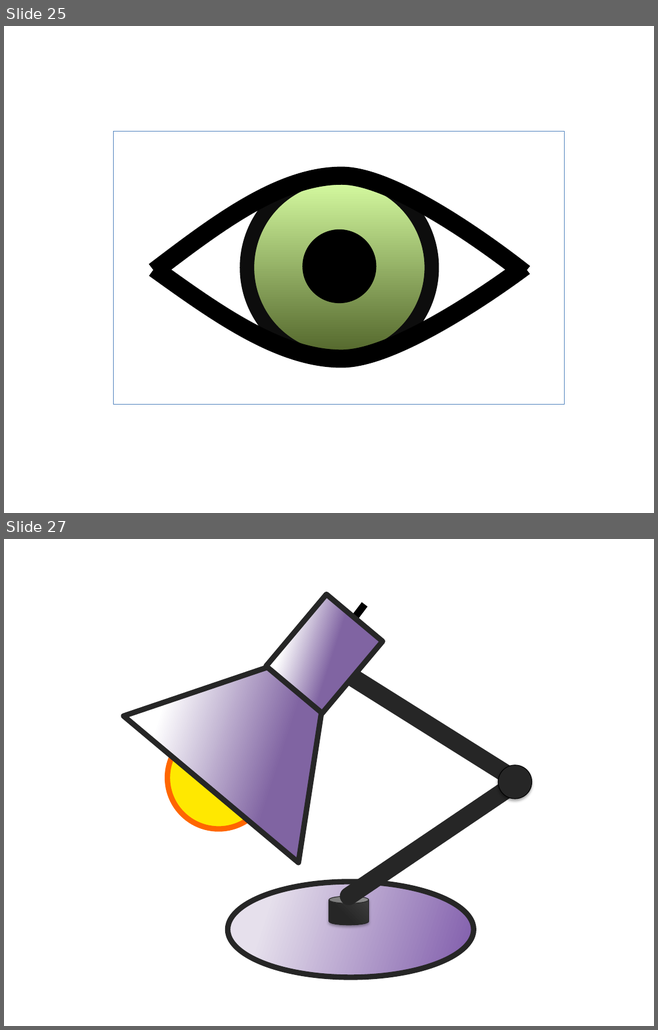
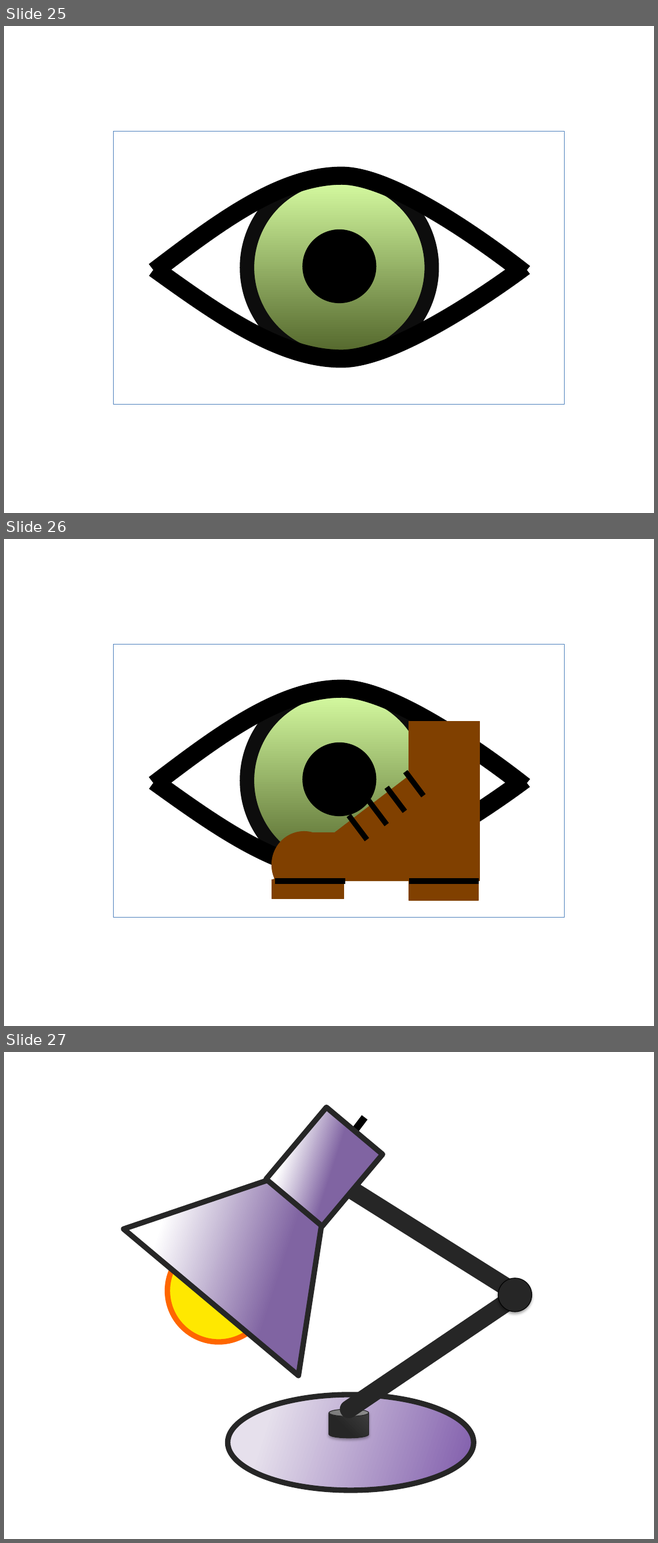
Before and after one commit to nasa/DERT, a slide deck: dert/doc/Icons.pptx. Shown one above the other, each under a label of ours: slides 25 and 27 before the commit, slides 25, 26 and 27 after it; the slides between them are not shown. The pictures are 658x1030 and 658x1543 pixels, drawn with LibreOffice and Linux fonts; fonts in the diff are those of the drawing. Boxes give left, top, right and bottom in pixels: in the first picture for what was removed or moved away, otherwise in the second. Text is boxed around its words. In the diff, an @@ line names an element or a change of style, - is before the commit and + after.

```diff
--- a/dert/doc/Icons.pptx
+++ b/dert/doc/Icons.pptx
@@ slide 26 added at (x1=4, y1=539, x2=654, y2=1026), background #FFFFFF @@
@@ rectangle added at (x1=114, y1=644, x2=565, y2=917), outline #4B7EBC 0.75 pt @@
@@ freeform shape added at (x1=154, y1=689, x2=524, y2=787), outline #000000 20 pt @@
@@ ellipse added at (x1=247, y1=689, x2=431, y2=873), fill gradient #4F6228 to #DAFFA5, outline #0D0D0D 16 pt @@
@@ ellipse added at (x1=303, y1=743, x2=376, y2=816), fill #000000, outline #000000 0.75 pt @@
@@ freeform shape added at (x1=154, y1=780, x2=524, y2=873), outline #000000 20 pt @@
@@ group added at (x1=271, y1=722, x2=480, y2=900): 6 lines, 4 rectangles, 1 right triangle, 1 ellipse @@
```
Also in this commit, not shown: 1 slide removed, 5 other files.
